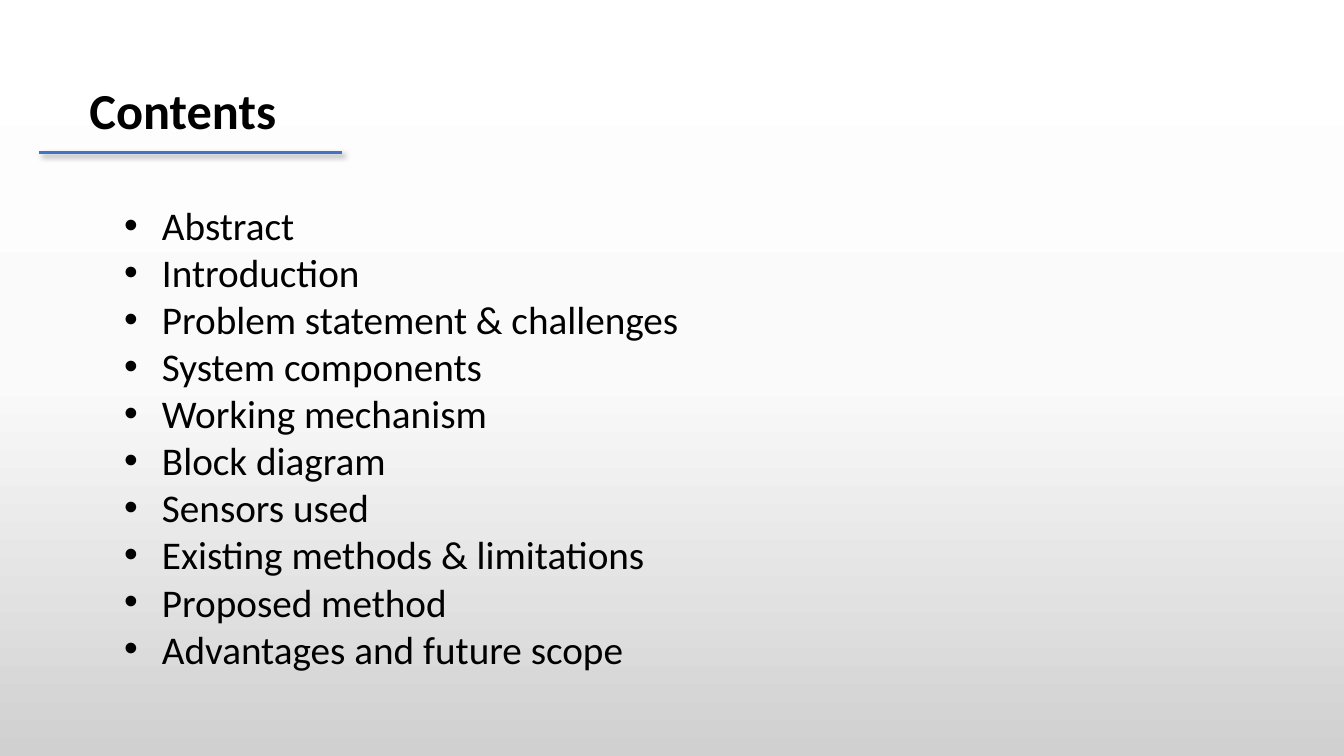
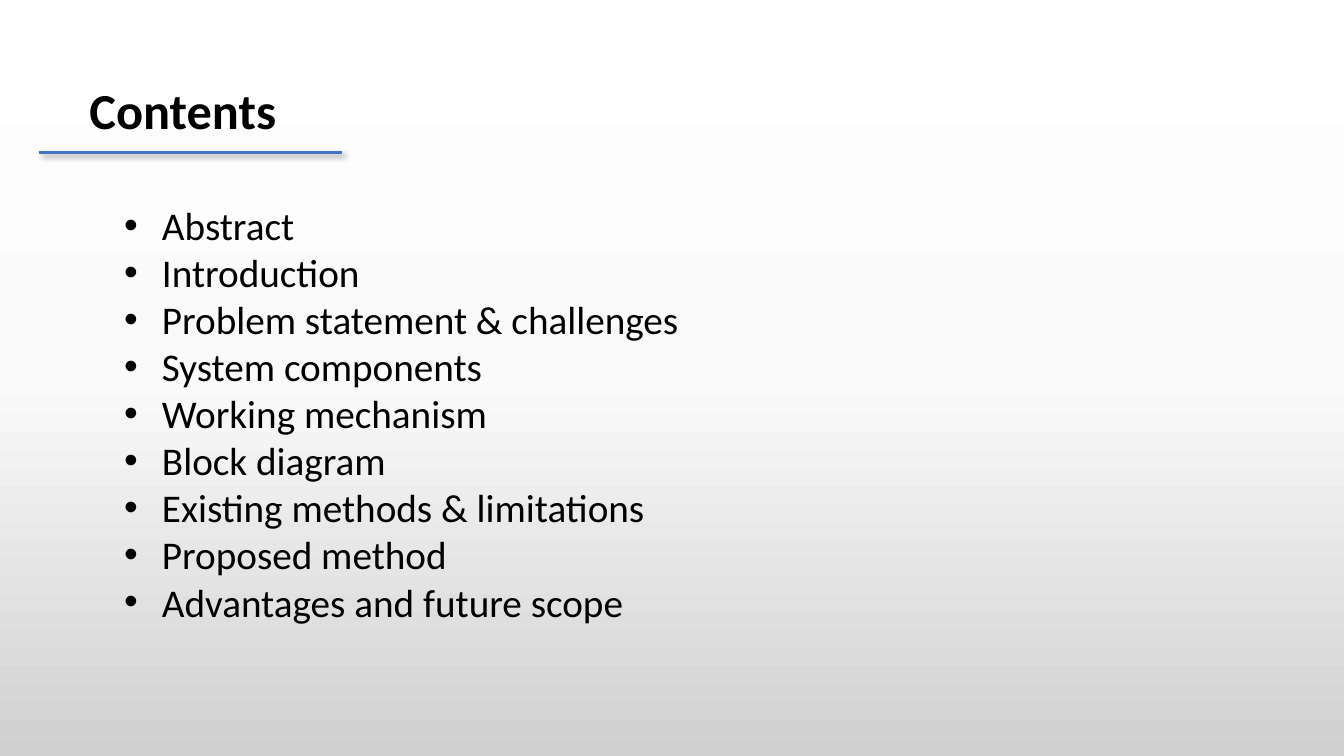
Before and after one commit to dheeraj78/project-4-2, a slide deck: slide 3 of Batch 8 .pptx. Drawn at 1344x756 pixels with LibreOffice and Linux fonts; fonts in the diff are those of the drawing. Boxes give left, top, right and bottom in pixels: in the first picture for what was removed or moved away, otherwise in the second. Text is boxed around its words. In the diff, an @@ line names an element or a change of style, - is before the commit and + after.

```diff
--- a/Batch 8 .pptx
+++ b/Batch 8 .pptx
@@ text at [162, 494, 369, 523]: paragraph removed @@
-• Sensors used
```
Also in this commit, not shown: 13 slides added, 1 slide removed.
